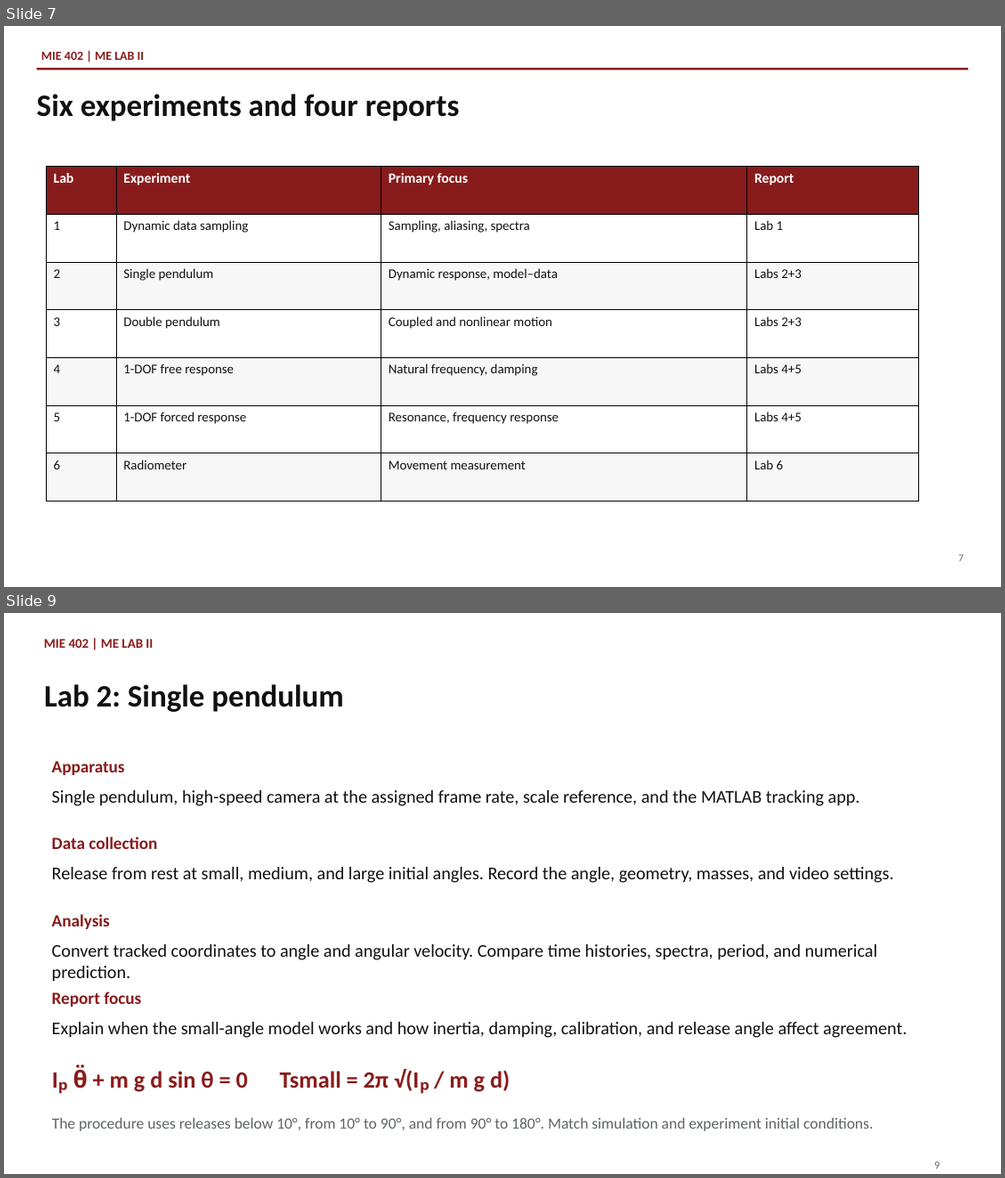
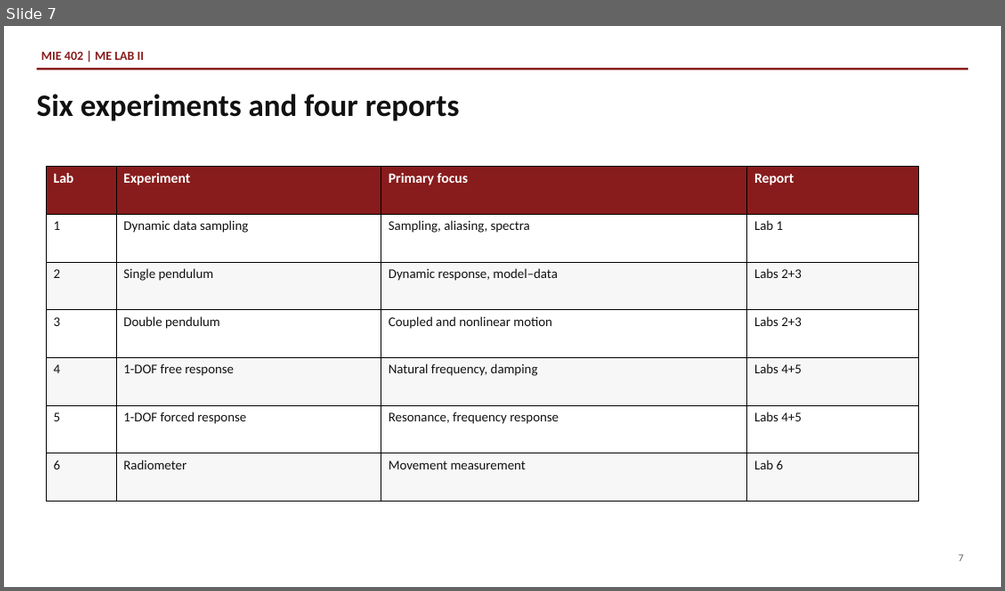
Before and after one commit to Ehsan-Roohi/MIE402-Lab, a slide deck: site/docs/MIE402_Lecture01_Report_Writing_Fall2026_v1.pptx. Shown one above the other, each under a label of ours: slides 7 and 9 before the commit, slide 7 after it; the slides between them are not shown. The pictures are 1005x1178 and 1005x591 pixels, drawn with LibreOffice and Linux fonts; fonts in the diff are those of the drawing. Boxes give left, top, right and bottom in pixels: in the first picture for what was removed or moved away, otherwise in the second. Text is boxed around its words. In the diff, an @@ line names an element or a change of style, - is before the commit and + after.

```diff
--- a/site/docs/MIE402_Lecture01_Report_Writing_Fall2026_v1.pptx
+++ b/site/docs/MIE402_Lecture01_Report_Writing_Fall2026_v1.pptx
@@ slide 9 removed at box(4, 613, 1001, 1174), background #FFFFFF @@
@@ text removed at box(44, 639, 153, 648) @@
-MIE 402 | ME LAB II
@@ text removed at box(44, 684, 343, 712) @@
-Lab 2: Single pendulum
@@ text removed at box(52, 761, 125, 775) @@
-Apparatus
@@ text removed at box(52, 790, 860, 806) @@
-Single pendulum, high-speed camera at the assigned frame rate, scale reference, and the MATLAB tracking app.
@@ text removed at box(52, 836, 157, 849) @@
-Data collection
@@ text removed at box(52, 867, 894, 883) @@
-Release from rest at small, medium, and large initial angles. Record the angle, geometry, masses, and video settings.
@@ text removed at box(52, 914, 110, 929) @@
-Analysis
@@ text removed at box(52, 944, 878, 981) @@
-Convert tracked coordinates to angle and angular velocity. Compare time histories, spectra, period, and numerical prediction.
@@ text removed at box(52, 991, 141, 1006) @@
-Report focus
@@ text removed at box(52, 1022, 906, 1038) @@
-Explain when the small-angle model works and how inertia, damping, calibration, and release angle affect agreement.
@@ text removed at box(73, 1065, 510, 1092) @@
-Iₚ θ̈ + m g d sin θ = 0 Tsmall = 2π √(Iₚ / m g d)
@@ text removed at box(52, 1118, 873, 1131) @@
-The procedure uses releases below 10°, from 10° to 90°, and from 90° to 180°. Match simulation and experiment initial conditions.
@@ text removed at box(934, 1161, 939, 1168) @@
-9
```
Also in this commit, not shown: 17 slides changed, 13 slides added, 6 other slides removed, 12 other files.
